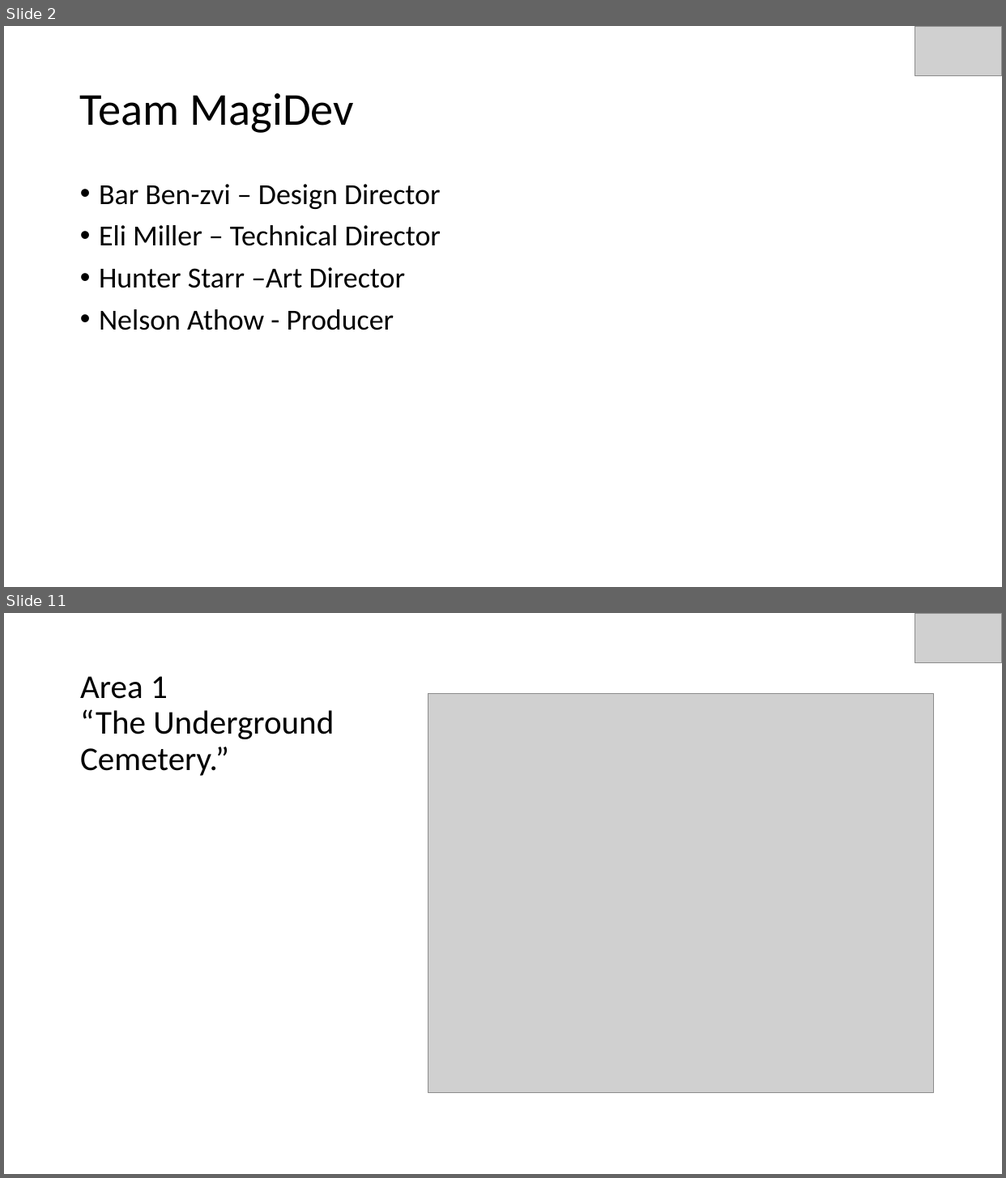
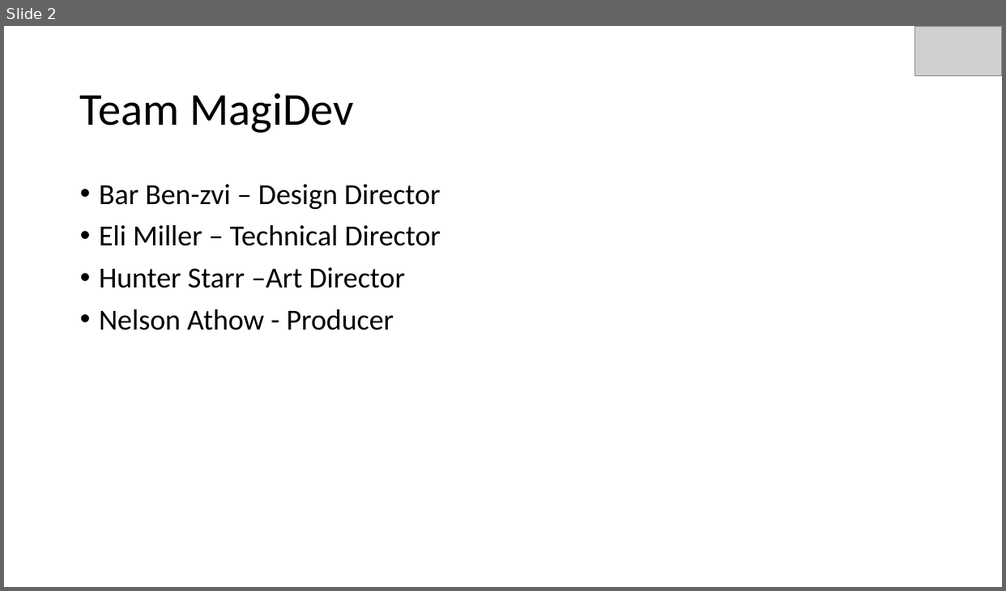
Before and after one commit to EliAnonymouse17/GDAfinal, a slide deck: Documentation/PresentationAlpha.pptx. Shown one above the other, each under a label of ours: slides 2 and 11 before the commit, slide 2 after it; the slides between them are not shown. The pictures are 1006x1178 and 1006x591 pixels, drawn with LibreOffice and Linux fonts; fonts in the diff are those of the drawing; grey boxes stand for pictures. Boxes give left, top, right and bottom in pixels: in the first picture for what was removed or moved away, otherwise in the second. Text is boxed around its words. In the diff, an @@ line names an element or a change of style, - is before the commit and + after.

```diff
--- a/Documentation/PresentationAlpha.pptx
+++ b/Documentation/PresentationAlpha.pptx
@@ slide 11 removed at bbox=[4, 613, 1002, 1174], background #FFFFFF @@
@@ picture removed at bbox=[915, 613, 1002, 663] @@
@@ title removed at bbox=[80, 676, 334, 776] @@
-Area 1
-“The Underground Cemetery.”
@@ picture removed at bbox=[428, 694, 934, 1093] @@
```
Also in this commit, not shown: 8 slides changed, 2 other slides removed, 1 other file.
